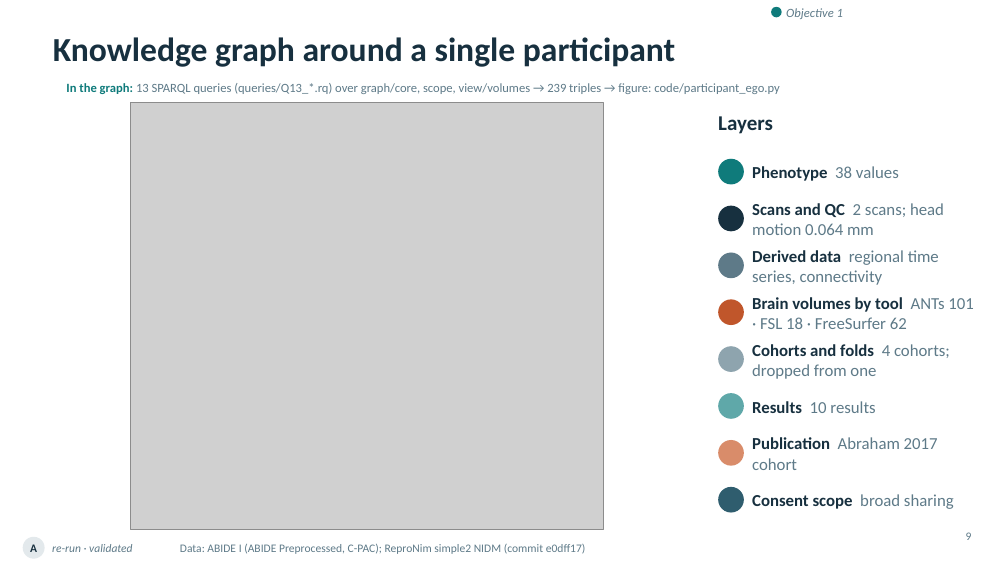
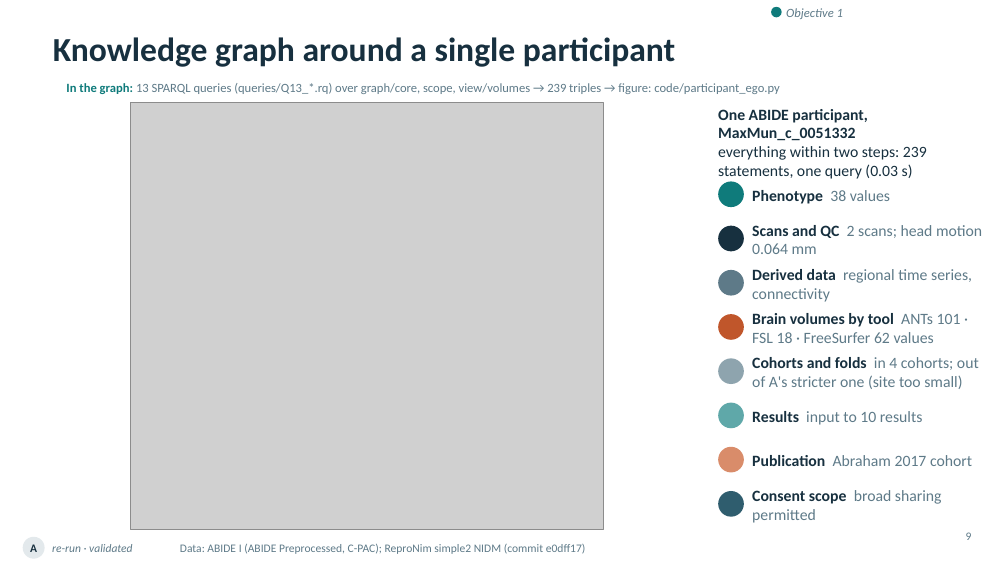
Before and after one commit to ReproNim/llm-workshop-kg, a slide deck: slide 9 of slides/Knowledge_Graphs_Skills_Neuroimaging_v4.pptx. Drawn at 1008x567 pixels with LibreOffice and Linux fonts; fonts in the diff are those of the drawing; grey boxes stand for pictures; background and template pictures are left out. Boxes give left, top, right and bottom in pixels: in the first picture for what was removed or moved away, otherwise in the second. Text is boxed around its words. In the diff, an @@ line names an element or a change of style, - is before the commit and + after.

```diff
--- a/slides/Knowledge_Graphs_Skills_Neuroimaging_v4.pptx
+++ b/slides/Knowledge_Graphs_Skills_Neuroimaging_v4.pptx
@@ text at (718, 109, 927, 179): text changed; size 20 to 15 pt; bold off @@
-Layers
+One ABIDE participant, MaxMun_c_0051332
+everything within two steps: 239 statements, one query (0.03 s)
@@ size 16 to 15 pt in 4 elements at (752, 455, 972, 466), (752, 269, 972, 302), (752, 225, 982, 254), (752, 190, 890, 204) @@
@@ text "Phenotype 38 values": place and size @@
-text "Phenotype 38 values" at (752, 166, 899, 181)
+text "Phenotype 38 values" at (752, 190, 890, 204)
@@ ellipse: place and size @@
-ellipse at (718, 159, 744, 185)
+ellipse at (718, 181, 744, 207)
@@ ellipse: place and size @@
-ellipse at (718, 206, 744, 231)
+ellipse at (718, 225, 744, 251)
@@ text "Scans and QC 2 scans; ...": place and size @@
-text "Scans and QC 2 scans; ..." at (752, 203, 944, 235)
+text "Scans and QC 2 scans; ..." at (752, 225, 982, 254)
@@ text "Derived data regional time series, ...": place and size @@
-text "Derived data regional time series, ..." at (752, 250, 939, 285)
+text "Derived data regional time series, ..." at (752, 269, 972, 302)
@@ ellipse: place and size @@
-ellipse at (718, 253, 744, 278)
+ellipse at (718, 270, 744, 296)
@@ ellipse: place and size @@
-ellipse at (718, 299, 744, 325)
+ellipse at (718, 315, 744, 340)
@@ text at (752, 313, 961, 343): text changed; size 16 to 15 pt @@
-Brain volumes by tool ANTs 101 · FSL 18 · FreeSurfer 62
+Brain volumes by tool ANTs 101 · FSL 18 · FreeSurfer 62 values
@@ ellipse: place and size @@
-ellipse at (718, 346, 744, 372)
+ellipse at (718, 358, 744, 384)
@@ text at (752, 357, 979, 389): text changed; size 16 to 15 pt @@
-Cohorts and folds 4 cohorts; dropped from one
+Cohorts and folds in 4 cohorts; out of A's stricter one (site too small)
@@ ellipse: place and size @@
-ellipse at (718, 393, 744, 419)
+ellipse at (718, 403, 744, 429)
@@ text at (752, 411, 923, 425): text changed; size 16 to 15 pt @@
-Results 10 results
+Results input to 10 results
@@ ellipse: place and size @@
-ellipse at (718, 440, 744, 466)
+ellipse at (718, 447, 744, 473)
@@ ellipse: place and size @@
-ellipse at (718, 487, 744, 513)
+ellipse at (718, 492, 744, 517)
@@ text at (752, 490, 942, 523): text changed; size 16 to 15 pt; text colour #17303F to #5E7A88; bold off @@
-Consent scope broad sharing
+Consent scope broad sharing permitted
```
Also in this commit, not shown: 25 other slides changed, 1 slide added, 2 other files.
